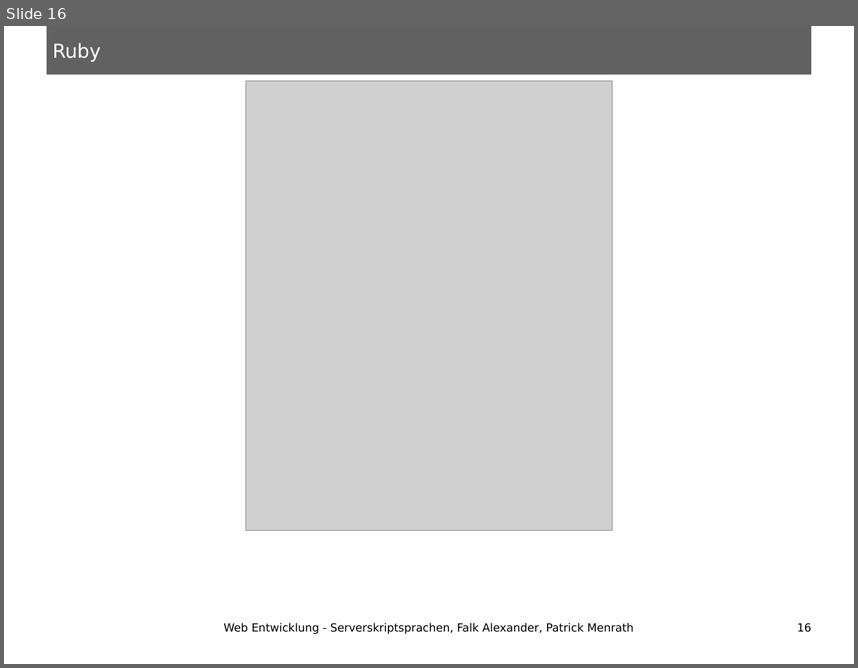
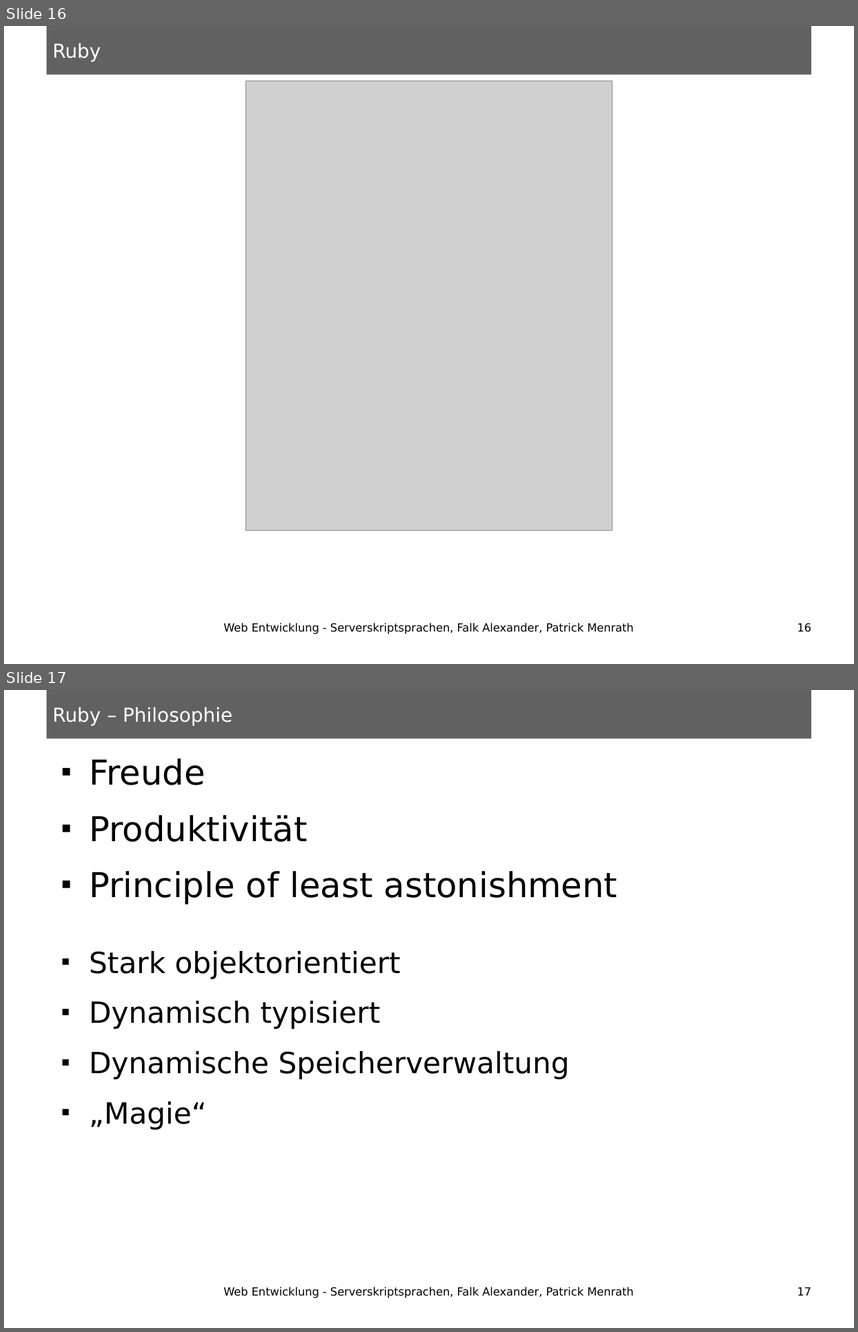
Before and after one commit to ungeziefer9488/HSA-SWS-SoSe13-Serverskriptsprachen, a slide deck: Vortrag.odp. Shown one above the other, each under a label of ours: slide 16 before the commit, slides 16 and 17 after it. The pictures are 858x668 and 858x1332 pixels, drawn with LibreOffice and Linux fonts; fonts in the diff are those of the drawing; grey boxes stand for pictures. Boxes give left, top, right and bottom in pixels: in the first picture for what was removed or moved away, otherwise in the second. Text is boxed around its words. In the diff, an @@ line names an element or a change of style, - is before the commit and + after.

```diff
--- a/Vortrag.odp
+++ b/Vortrag.odp
@@ slide 17 added at box(4, 690, 854, 1328), background #FFFFFF; not listed: 1 template element that a slide beside it also shows @@
@@ title added at box(52, 707, 232, 725), 18 pt, text #FFFFFF @@
+Ruby – Philosophie
@@ text added at box(89, 758, 618, 905), 32 pt, text #000000 @@
+■ Freude
+■ Produktivität
+■ Principle of least astonishment
@@ text added at box(89, 951, 570, 1130), 27.2 pt, text #000000 @@
+■ Stark objektorientiert
+■ Dynamisch typisiert
+■ Dynamische Speicherverwaltung
+■ „Magie“
@@ text added at box(223, 1286, 633, 1298), 10.5 pt, text #000000 @@
+Web Entwicklung - Serverskriptsprachen, Falk Alexander, Patrick Menrath
@@ page number added at box(797, 1287, 812, 1295), 10.5 pt, text #000000 @@
+17
```
Also in this commit, not shown: 1 slide changed, 5 other slides added.
